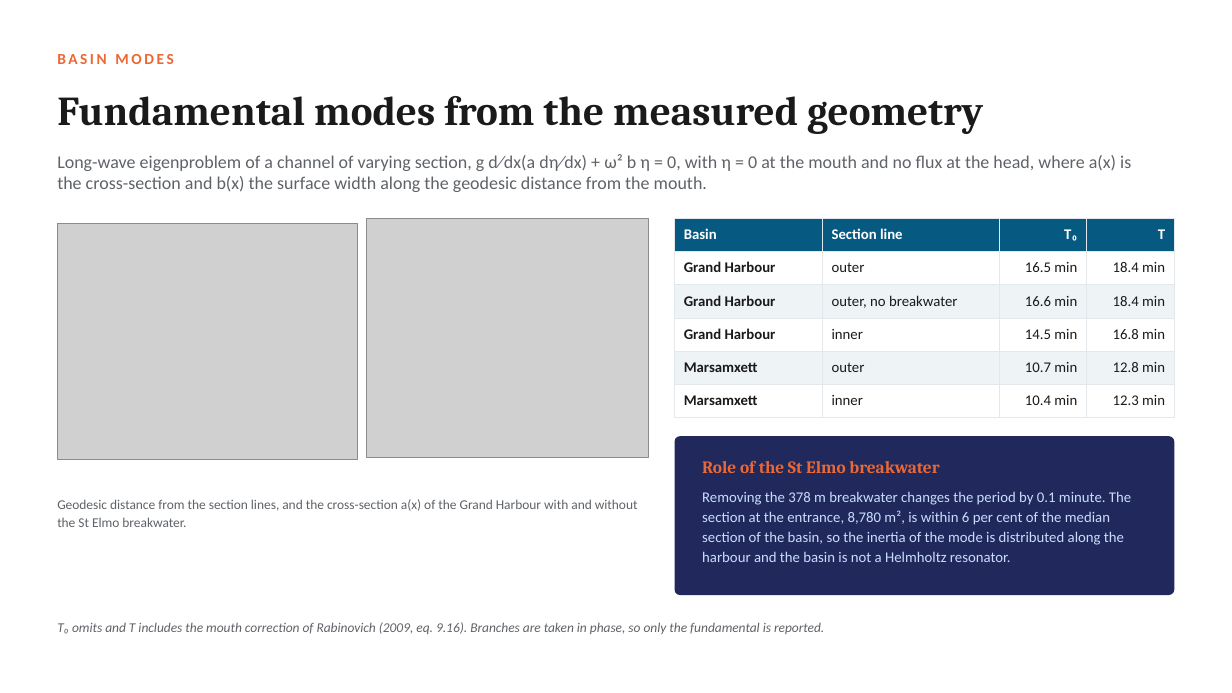
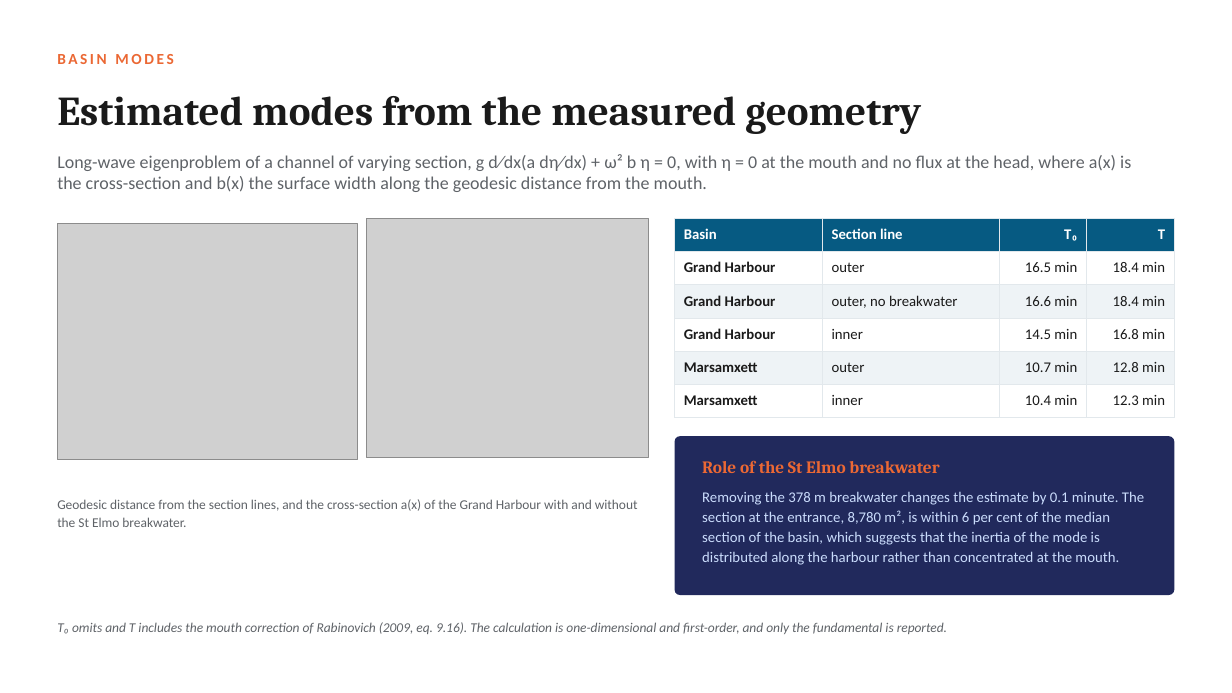
Before and after one commit to cicero-martins/MaltaDT, a slide deck: slide 6 of docs/valletta_model_concept_2026-10-08.pptx. Drawn at 1232x693 pixels with LibreOffice and Linux fonts; fonts in the diff are those of the drawing; grey boxes stand for pictures. Boxes give left, top, right and bottom in pixels: in the first picture for what was removed or moved away, otherwise in the second. Text is boxed around its words. In the diff, an @@ line names an element or a change of style, - is before the commit and + after.

Commit message:
docs(deck): state the results of the full deck as preliminary
The full deck presented one-dimensional estimates, a single-gauge
spectrum and an idealised boundary test as settled findings. The wording
now matches the short version: estimates as estimates, the domain and
the design as proposals, the readings of the Senglea spectrum as
provisional, and the boundary as a working configuration. The cover
edited in PowerPoint is carried over by copy_deck_cover.ps1.

```diff
--- a/docs/valletta_model_concept_2026-10-08.pptx
+++ b/docs/valletta_model_concept_2026-10-08.pptx
@@ text at (x1=57, y1=96, x2=921, y2=134): text changed @@
-Fundamental modes from the measured geometry
+Estimated modes from the measured geometry
@@ text at (x1=702, y1=491, x2=1144, y2=565): text changed @@
-Removing the 378 m breakwater changes the period by 0.1 minute. The section at the entrance, 8,780 m², is within 6 per cent of the median section of the basin, so the inertia of the mode is distributed along the harbour and the basin is not a Helmholtz resonator.
+Removing the 378 m breakwater changes the estimate by 0.1 minute. The section at the entrance, 8,780 m², is within 6 per cent of the median section of the basin, which suggests that the inertia of the mode is distributed along the harbour rather than concentrated at the mouth.
@@ text at (x1=57, y1=622, x2=947, y2=634): text changed @@
-T₀ omits and T includes the mouth correction of Rabinovich (2009, eq. 9.16). Branches are taken in phase, so only the fundamental is reported.
+T₀ omits and T includes the mouth correction of Rabinovich (2009, eq. 9.16). The calculation is one-dimensional and first-order, and only the fundamental is reported.
```
Also in this commit, not shown: 14 other slides changed, 1 other file.
